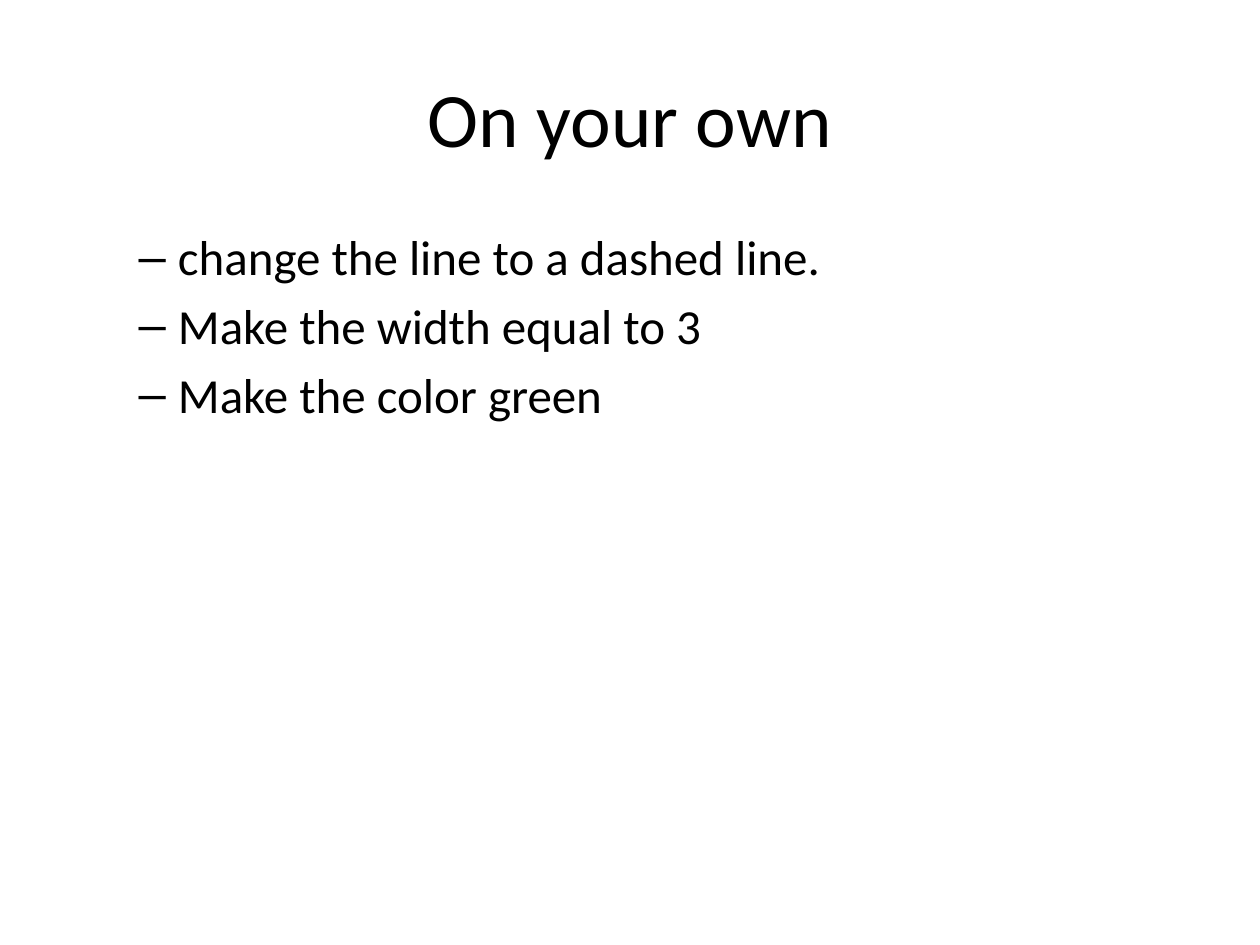
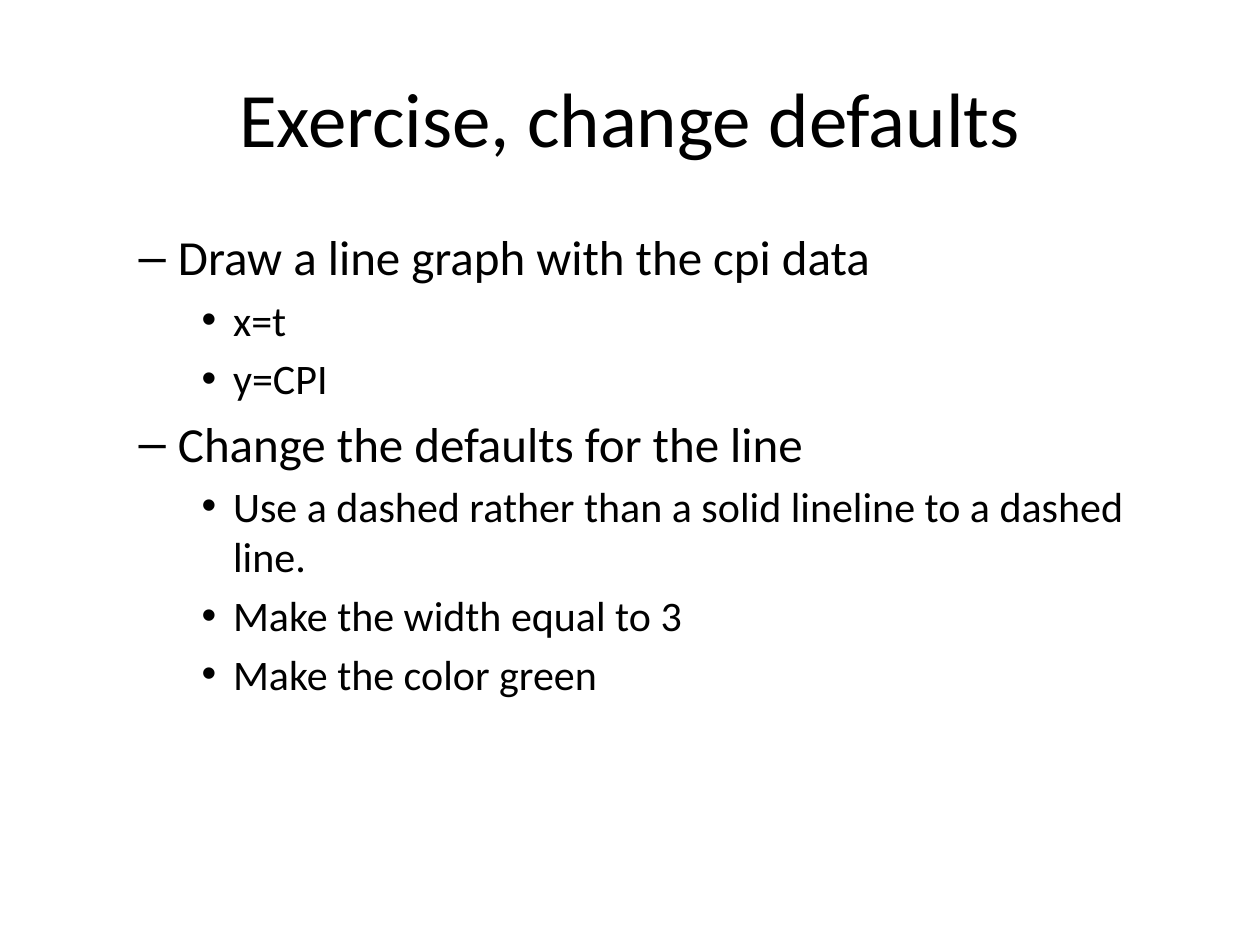
Before and after one commit to pmean/data-visualization, a slide deck: slide 31 of data-viz-03/src/complete-lecture-linegraphs.pptx (slide 27 before the commit). Drawn at 1260x945 pixels with LibreOffice and Linux fonts; fonts in the diff are those of the drawing. Boxes give left, top, right and bottom in pixels: in the first picture for what was removed or moved away, otherwise in the second. Text is boxed around its words. In the diff, an @@ line names an element or a change of style, - is before the commit and + after.

Commit message:
Updated ppt file in data-viz-03

```diff
--- a/data-viz-03/src/complete-lecture-linegraphs.pptx
+++ b/data-viz-03/src/complete-lecture-linegraphs.pptx
@@ title at <box>239,93,1020,161</box>: text changed @@
-On your own
+Exercise, change defaults
@@ text at <box>178,241,1124,573</box>: text changed; size 28 to 24 pt @@
-  – change the line to a dashed line.
+  – Draw a line graph with the cpi data
+    • x=t
+    • y=CPI
+  – Change the defaults for the line
+    • Use a dashed rather than a solid lineline to a dashed line.
@@ text at <box>233,601,682,698</box>: size 28 to 24 pt in "Make the width equal to 3", "Make the color green"; bullet – to •; list level 2 to 3 in "Make the width equal to ..."; list level 2 to 3 in "Make the color green" @@
```
Also in this commit, not shown: 16 other slides changed, 52 slides added, 23 slides removed, 5 other files.
